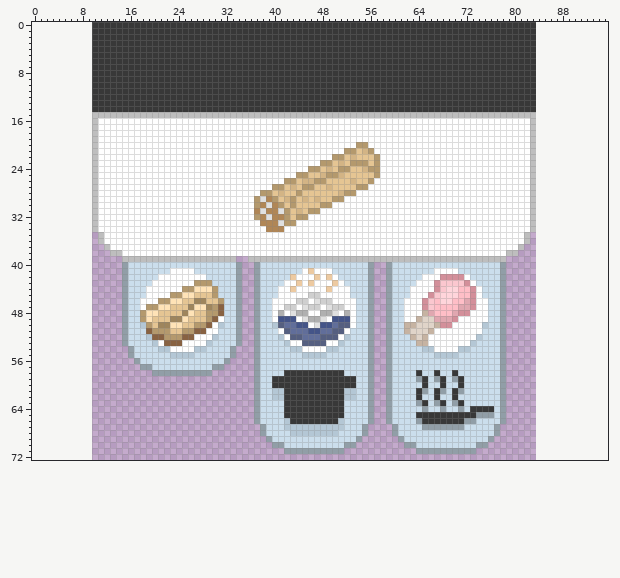
Two versions of one pixel-art file, overcooked/UI/Recipes/Burritos/Recipe_Burrito_Chicken.aseprite. The picture above is the old version.
74x73 pixels, 1 frame. Colours within 5 levels of each other are drawn and written as one. The old version is drawn lined up with the new one, on the new canvas.
After:
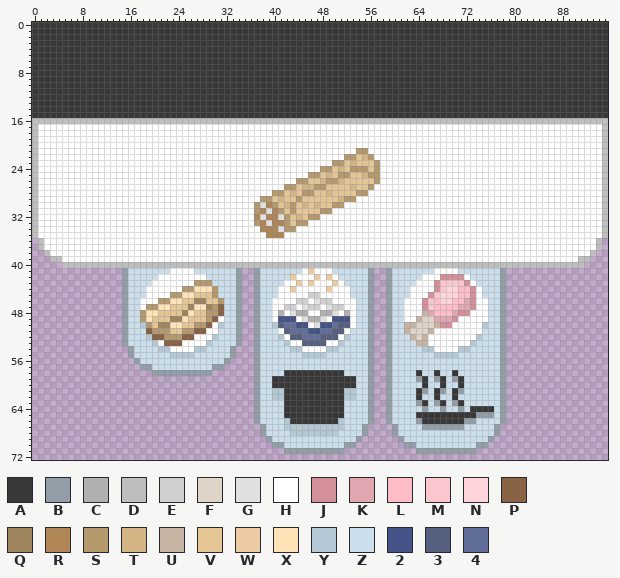
Palette (. is transparent): A #383838  B #919ea7  C #b0b0b0  D #bebebe  E #cfcfcf  F #e0d4c9  G #e0e0e0  H #ffffff  J #d38f9a  K #e0a7b0  L #ffbec7  M #fbc7cf  N #ffd5db  P #886242  Q #9e855d  R #b08656  S #b4996d  T #d3b485  U #c6b3a2  V #e5c593  W #edcaa1  X #ffe3b7  Y #b4c7d5  Z #cbdeec  2 #445488  3 #555f80  4 #616e9a
The author wrote: Recipe expiration progress bar
Change:
canvas 74x73 -> 96x73, the old top-left corner now at 10,0
y 0..14: x 0..9 .......... -> AAAAAAAAAA; x 84..95 ............ -> AAAAAAAAAAAA
y 15: x 0..95 ..........DDDDDDDDDDDDDDDDDDDDDDDDDDDDDDDDDDDDDDDDDDDDDDDDDDDDDDDDDDDDDDDDDDDDDDDDDD............ -> AAAAAAAAAAAAAAAAAAAAAAAAAAAAAAAAAAAAAAAAAAAAAAAAAAAAAAAAAAAAAAAAAAAAAAAAAAAAAAAAAAAAAAAAAAAAAAAA
y 16: x 0..9 .......... -> DDDDDDDDDD; x 11..82 HHHHHHHHHHHHHHHHHHHHHHHHHHHHHHHHHHHHHHHHHHHHHHHHHHHHHHHHHHHHHHHHHHHHHHHH -> DDDDDDDDDDDDDDDDDDDDDDDDDDDDDDDDDDDDDDDDDDDDDDDDDDDDDDDDDDDDDDDDDDDDDDDD; x 84..95 ............ -> DDDDDDDDDDDD
y 17..19: x 0..10 ..........D -> DHHHHHHHHHH; x 83..95 D............ -> HHHHHHHHHHHHD
y 20: x 0..10 ..........D -> DHHHHHHHHHH; x 54..55 SS -> HH; x 83..95 D............ -> HHHHHHHHHHHHD
y 21: x 0..10 ..........D -> DHHHHHHHHHH; x 52..56 SSVTS -> HHSSH; x 83..95 D............ -> HHHHHHHHHHHHD
y 22: x 0..10 ..........D -> DHHHHHHHHHH; x 50..53 SSVT -> HHSS; x 55..57 VVS -> TSH; x 83..95 D............ -> HHHHHHHHHHHHD
y 23: x 0..10 ..........D -> DHHHHHHHHHH; x 48..51 SSVT -> HHSS; x 53..55 SSS -> TVV; x 83..95 D............ -> HHHHHHHHHHHHD
y 24: x 0..10 ..........D -> DHHHHHHHHHH; x 46..49 SSVT -> HHSS; x 51..56 SSVVTS -> TVSSSV; x 83..95 D............ -> HHHHHHHHHHHHD
y 25: x 0..10 ..........D -> DHHHHHHHHHH; x 44..52 SSVVTSSTV -> HHSSVTVSS; x 55..56 VV -> TS; x 83..95 D............ -> HHHHHHHHHHHHD
y 26: x 0..10 ..........D -> DHHHHHHHHHH; x 42..51 SSVTTSSVVV -> HHSSVVTSST; x 53 T -> V; x 56..57 SH -> VS; x 83..95 D............ -> HHHHHHHHHHHHD
y 27: x 0..10 ..........D -> DHHHHHHHHHH; x 40..43 SSVT -> HHSS; x 45..49 SSVVT -> TTSSV; x 53..56 VSSH -> TVVS; x 83..95 D............ -> HHHHHHHHHHHHD
y 28: x 0..10 ..........D -> DHHHHHHHHHH; x 38..41 SSVT -> HHSS; x 43..46 VSVV -> TVSS; x 49 V -> T; x 51..55 TSSHH -> VVVSS; x 83..95 D............ -> HHHHHHHHHHHHD
y 29: x 0..10 ..........D -> DHHHHHHHHHH; x 37..45 SGRSVTSVT -> HSSVTVVSV; x 47 T -> V; x 50..53 SSHH -> VTSS; x 83..95 D............ -> HHHHHHHHHHHHD
y 30: x 0..10 ..........D -> DHHHHHHHHHH; x 38..42 RGRSV -> GRSVT; x 45 V -> T; x 47..51 VSSHH -> TVVSS; x 83..95 D............ -> HHHHHHHHHHHHD
y 31: x 0..10 ..........D -> DHHHHHHHHHH; x 37..39 RGR -> SRG; x 41..44 GSVT -> SVSV; x 46..49 SSHH -> VVSS; x 83..95 D............ -> HHHHHHHHHHHHD
y 32: x 0..10 ..........D -> DHHHHHHHHHH; x 37..39 SRG -> RGR; x 41 R -> G; x 44..47 SSHH -> TVSS; x 83..95 D............ -> HHHHHHHHHHHHD
y 33: x 0..10 ..........D -> DHHHHHHHHHH; x 37 H -> S; x 39 R -> G; x 41 G -> R; x 43..45 SHH -> VSS; x 83..95 D............ -> HHHHHHHHHHHHD
y 34: x 0..10 ..........D -> DHHHHHHHHHH; x 38 H -> R; x 41..43 RHH -> GSS; x 83..95 D............ -> HHHHHHHHHHHHD
y 35: x 0..11 ...........D -> DHHHHHHHHHHH; x 39..41 HHH -> RRR; x 82..95 D............. -> HHHHHHHHHHHHHD
y 36: x 1..11 ..........D -> DHHHHHHHHHH; x 82..94 D............ -> HHHHHHHHHHHHD
y 37: x 1..12 ...........D -> DHHHHHHHHHHH; x 81..94 D............. -> HHHHHHHHHHHHHD
y 38: x 2..14 ...........DD -> DHHHHHHHHHHHH; x 79..93 DD............. -> HHHHHHHHHHHHHHD
y 39: x 3..92 ............DDDDDDDDDDDDDDDDDDD..DDDDDDDDDDDDDDDDDDDDDDDDDDDDDDDDDDDDDDDDDDD.............. -> DDHHHHHHHHHHHHHHHHHHHHHHHHHHHHHHHHHHHHHHHHHHHHHHHHHHHHHHHHHHHHHHHHHHHHHHHHHHHHHHHHHHHHHHDD
y 40: x 5..91 ..........BZZZZZZZZZZZZZZZZZZB..BZZZZZZZZZZZZZZZZZZB..BZZZZZZZZZZZZZZZZZZB............. -> DDDDDDDDDDDDDDDDDDDDDDDDDDDDDDDDDDDDDDDDDDDDDDDDDDDDDDDDDDDDDDDDDDDDDDDDDDDDDDDDDDDDDDD
Pixel boxes of the changes (left, top, right, bottom) in both pictures:
changed: (32, 22, 608, 268)
